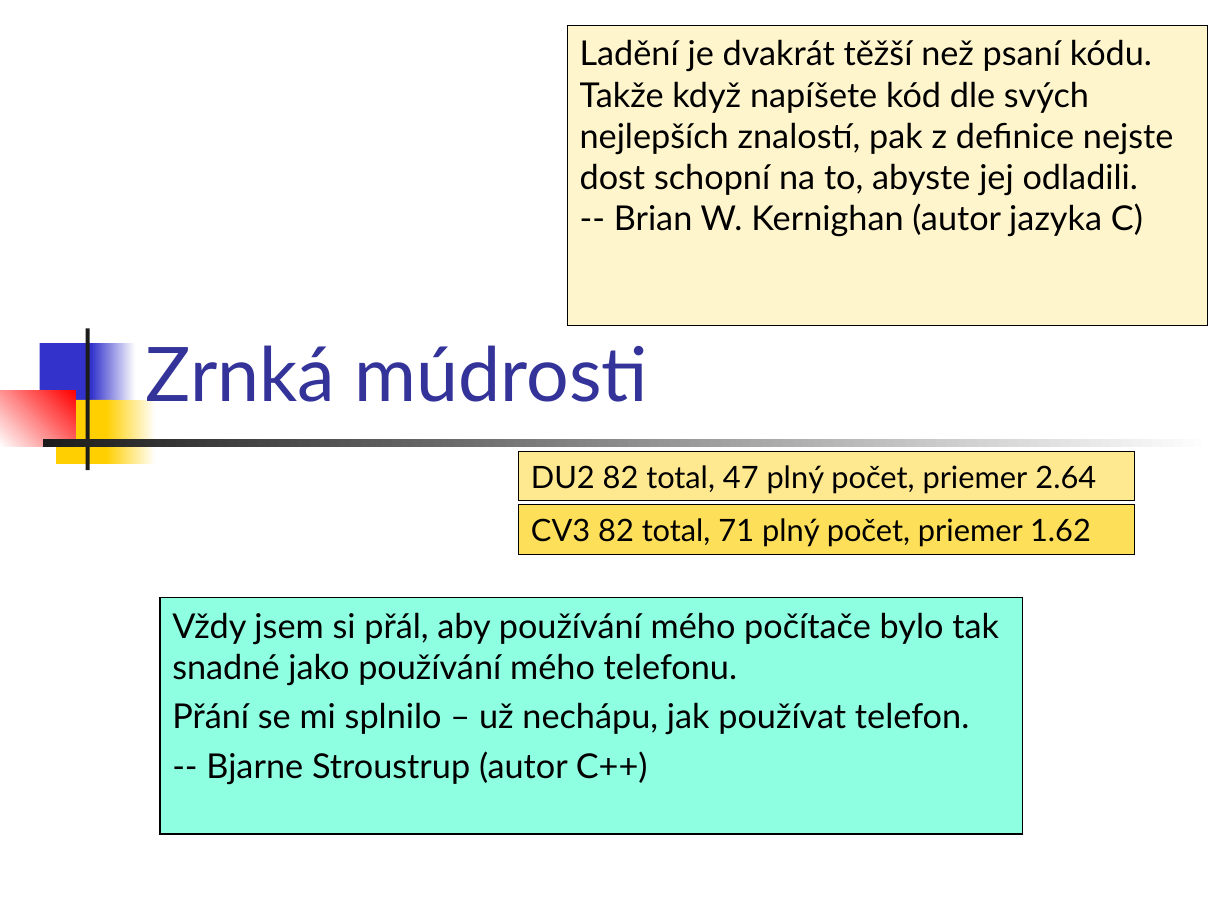
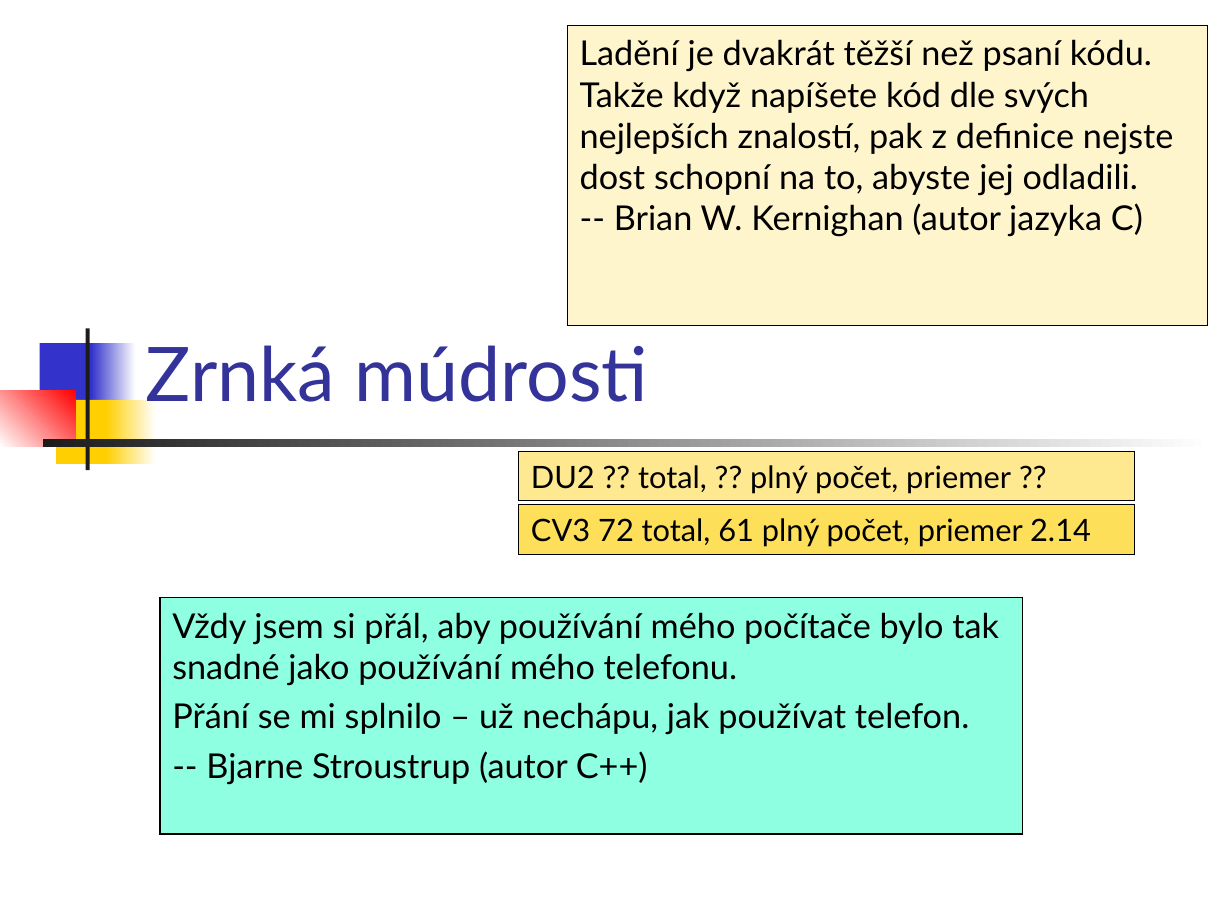
Before and after one commit to Programovanie4/Prednasky, a slide deck: slide 2 of 04/04_java.ppt. Drawn at 1232x924 pixels with LibreOffice and Linux fonts; fonts in the diff are those of the drawing. Boxes give left, top, right and bottom in pixels: in the first picture for what was removed or moved away, otherwise in the second. Text is boxed around its words. In the diff, an @@ line names an element or a change of style, - is before the commit and + after.

```diff
--- a/04/04_java.ppt
+++ b/04/04_java.ppt
@@ text in rectangle at [531, 465, 1011, 494]: text changed @@
-DU2 82 total, 47 plný počet, priemer 2.64
+DU2 ?? total, ?? plný počet, priemer ??
@@ text in rectangle at [531, 518, 1091, 547]: text changed @@
-CV3 82 total, 71 plný počet, priemer 1.62
+CV3 72 total, 61 plný počet, priemer 2.14
```
Also in this commit, not shown: 4 other slides changed, 2 other files.
